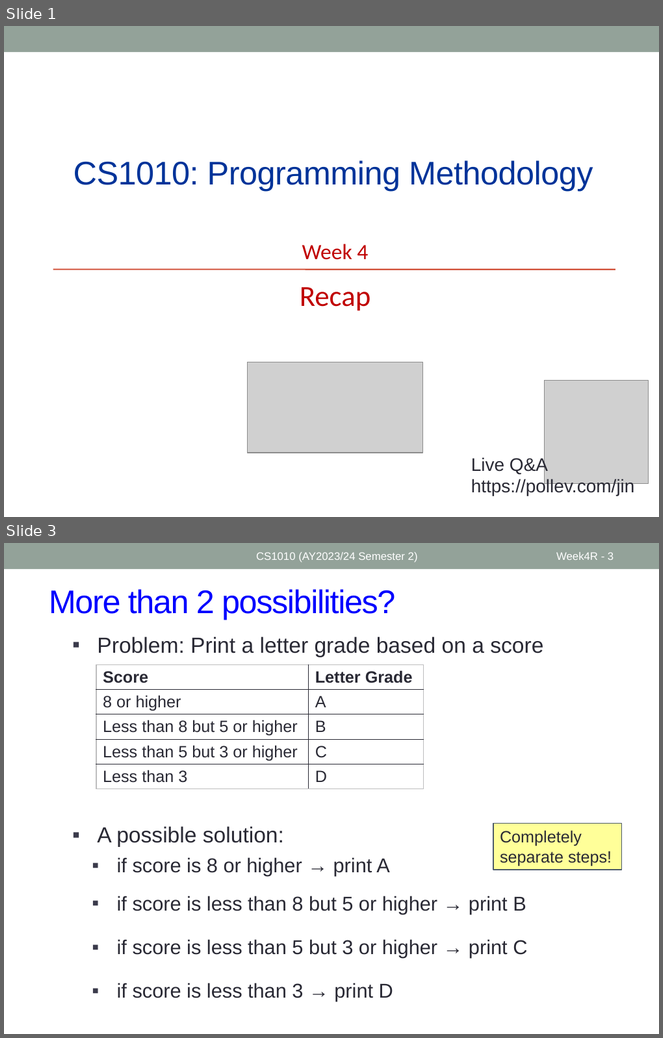
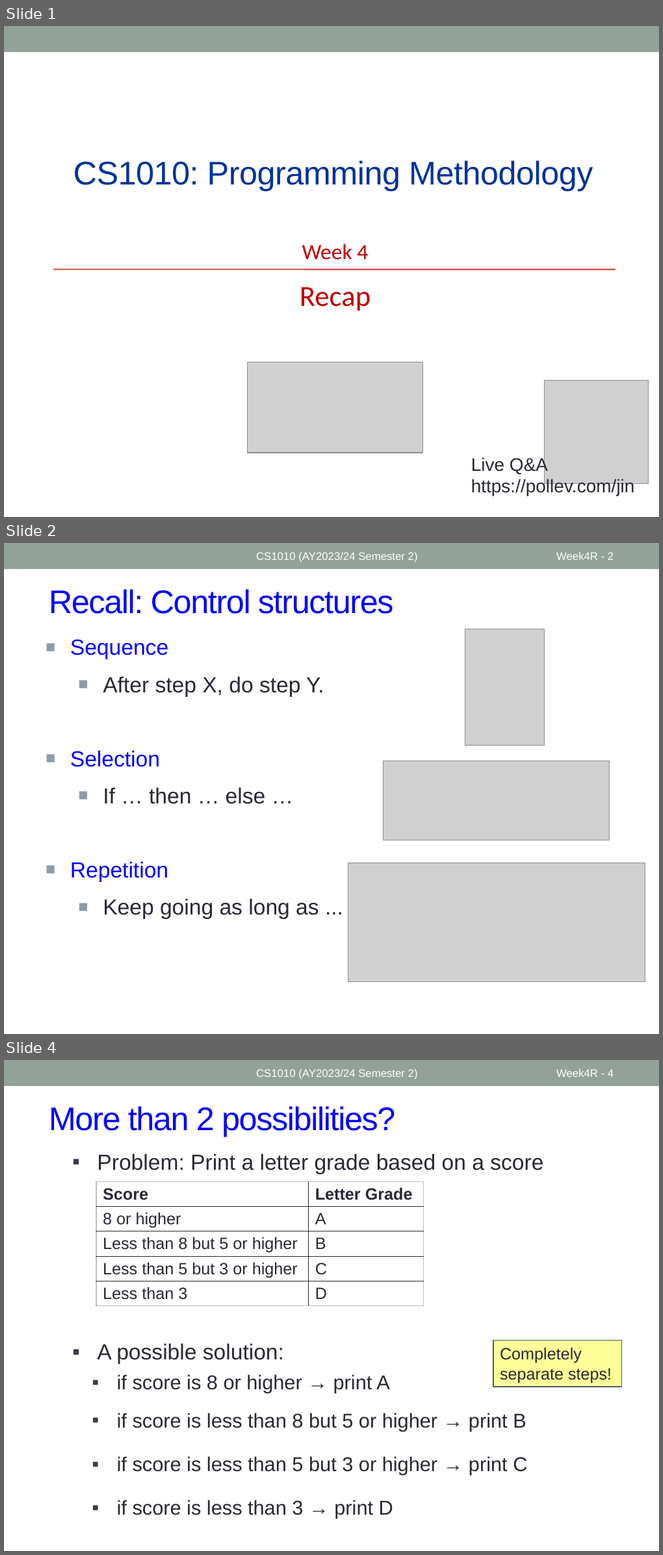
Before and after one commit to nus-cs1010-2425-s2/website, a slide deck: slides/Week4_Recap.pptx. Shown one above the other, each under a label of ours: slides 1 and 3 before the commit, slides 1, 2 and 4 after it; the slides between them are not shown. The pictures are 663x1038 and 663x1555 pixels, drawn with LibreOffice and Linux fonts; fonts in the diff are those of the drawing; grey boxes stand for pictures. Boxes give left, top, right and bottom in pixels: in the first picture for what was removed or moved away, otherwise in the second. Text is boxed around its words. In the diff, an @@ line names an element or a change of style, - is before the commit and + after.

```diff
--- a/slides/Week4_Recap.pptx
+++ b/slides/Week4_Recap.pptx
@@ slide 2 added at <box>4,543,659,1034</box>, background #FFFFFF; not listed: 1 template element that a slide beside it also shows @@
@@ text added at <box>256,552,418,563</box>, 12 pt, text #FFFFFF @@
+CS1010 (AY2023/24 Semester 2)
@@ page number added at <box>556,552,614,560</box>, 12 pt, text #FFFFFF @@
+Week4R - 2
@@ title added at <box>49,589,394,614</box>, 36 pt, text #0000FF @@
+Recall: Control structures
@@ text added at <box>70,639,324,919</box>, 24 pt, text #292934 @@
+■ Sequence
+  ■ After step X, do step Y.
+■ Selection
+  ■ If … then … else …
+■ Repetition
+  ■ Keep going as long as ...
@@ picture added at <box>466,629,545,745</box> @@
@@ picture added at <box>384,761,609,841</box> @@
@@ picture added at <box>348,863,646,982</box> @@
@@ what was slide 3 is now slide 4 @@
@@ page number at <box>556,1069,614,1077</box>: text changed @@
-Week4R - 3
+Week4R - 4
```
Also in this commit, not shown: 1 slide changed, 2 other files.
